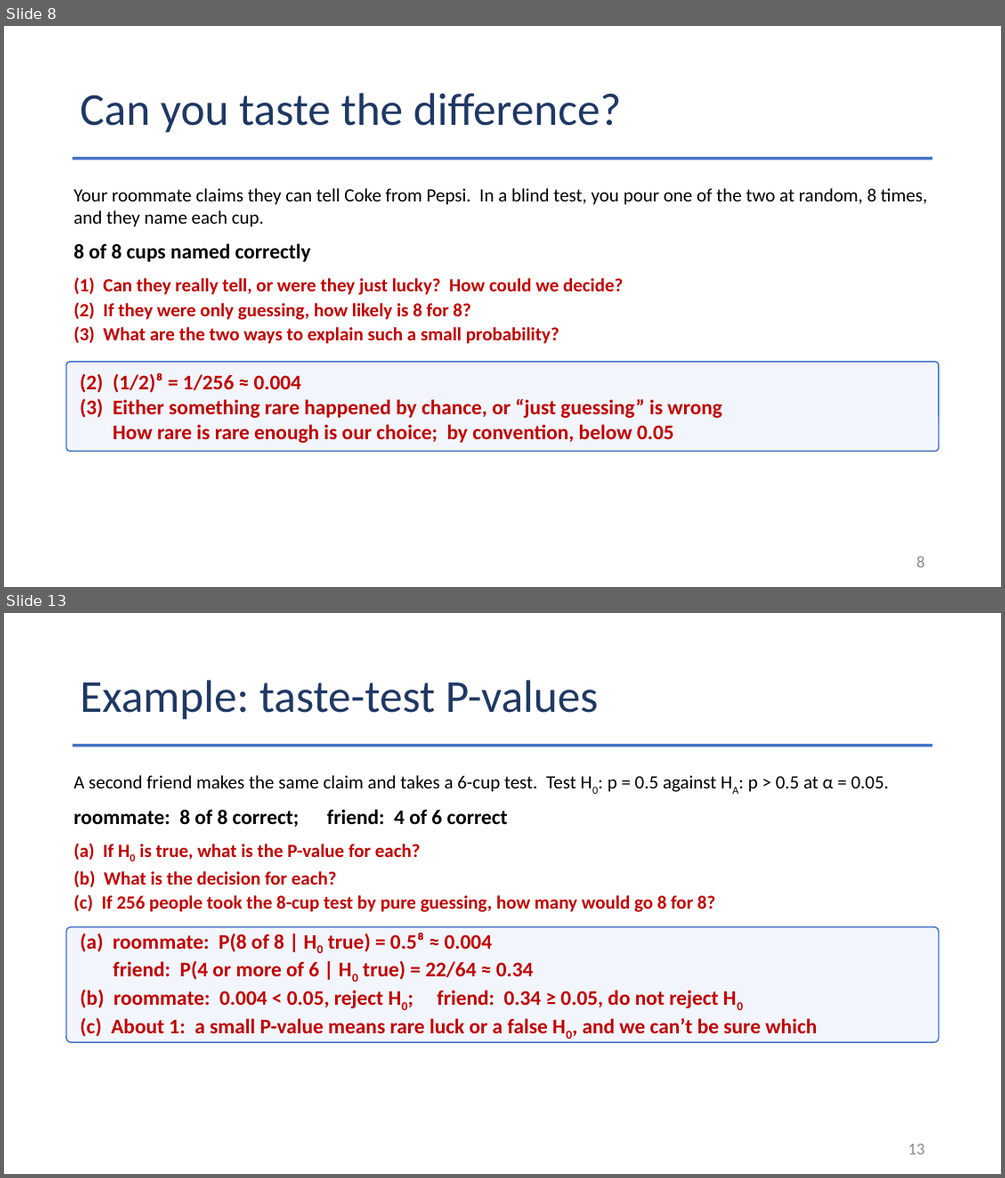
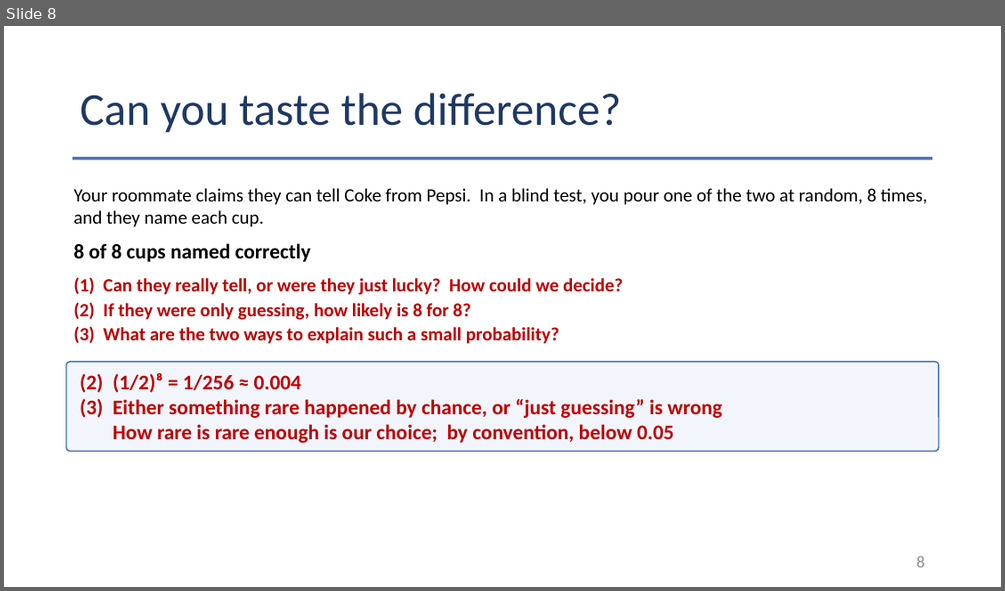
Before and after one commit to Jarred6068/Kvamme_UI_STAT251, a slide deck: docs/lecture_slides/Week 10/2026/Week10_Lecture22_Slides_10_26_2026.pptx. Shown one above the other, each under a label of ours: slides 8 and 13 before the commit, slide 8 after it; the slides between them are not shown. The pictures are 1005x1178 and 1005x591 pixels, drawn with LibreOffice and Linux fonts; fonts in the diff are those of the drawing. Boxes give left, top, right and bottom in pixels: in the first picture for what was removed or moved away, otherwise in the second. Text is boxed around its words. In the diff, an @@ line names an element or a change of style, - is before the commit and + after.

```diff
--- a/docs/lecture_slides/Week 10/2026/Week10_Lecture22_Slides_10_26_2026.pptx
+++ b/docs/lecture_slides/Week 10/2026/Week10_Lecture22_Slides_10_26_2026.pptx
@@ slide 13 removed at box(4, 613, 1001, 1174), background #FFFFFF @@
@@ title removed at box(80, 680, 599, 720) @@
-Example: taste-test P-values
@@ rectangle removed at box(73, 744, 933, 747) @@
@@ text removed at box(73, 775, 889, 792) @@
-A second friend makes the same claim and takes a 6-cup test. Test H0: p = 0.5 against HA: p > 0.5 at α = 0.05.
@@ text removed at box(73, 809, 508, 827) @@
-roommate: 8 of 8 correct; friend: 4 of 6 correct
@@ text removed at box(73, 843, 715, 912) @@
-(a) If H0 is true, what is the P-value for each?
-(b) What is the decision for each?
-(c) If 256 people took the 8-cup test by pure guessing, how many would go 8 for 8?
@@ rounded rectangle removed at box(66, 927, 938, 1042) @@
-(a) roommate: P(8 of 8 | H0 true) = 0.5⁸ ≈ 0.004
-friend: P(4 or more of 6 | H0 true) = 22/64 ≈ 0.34
-(b) roommate: 0.004 < 0.05, reject H0; friend: 0.34 ≥ 0.05, do not reject H0
-(c) About 1: a small P-value means rare luck or a false H0, and we can’t be sure which
@@ page number removed at box(908, 1143, 925, 1154) @@
-13
```
Also in this commit, not shown: 1 slide changed, 8 other slides removed, 40 other files.
